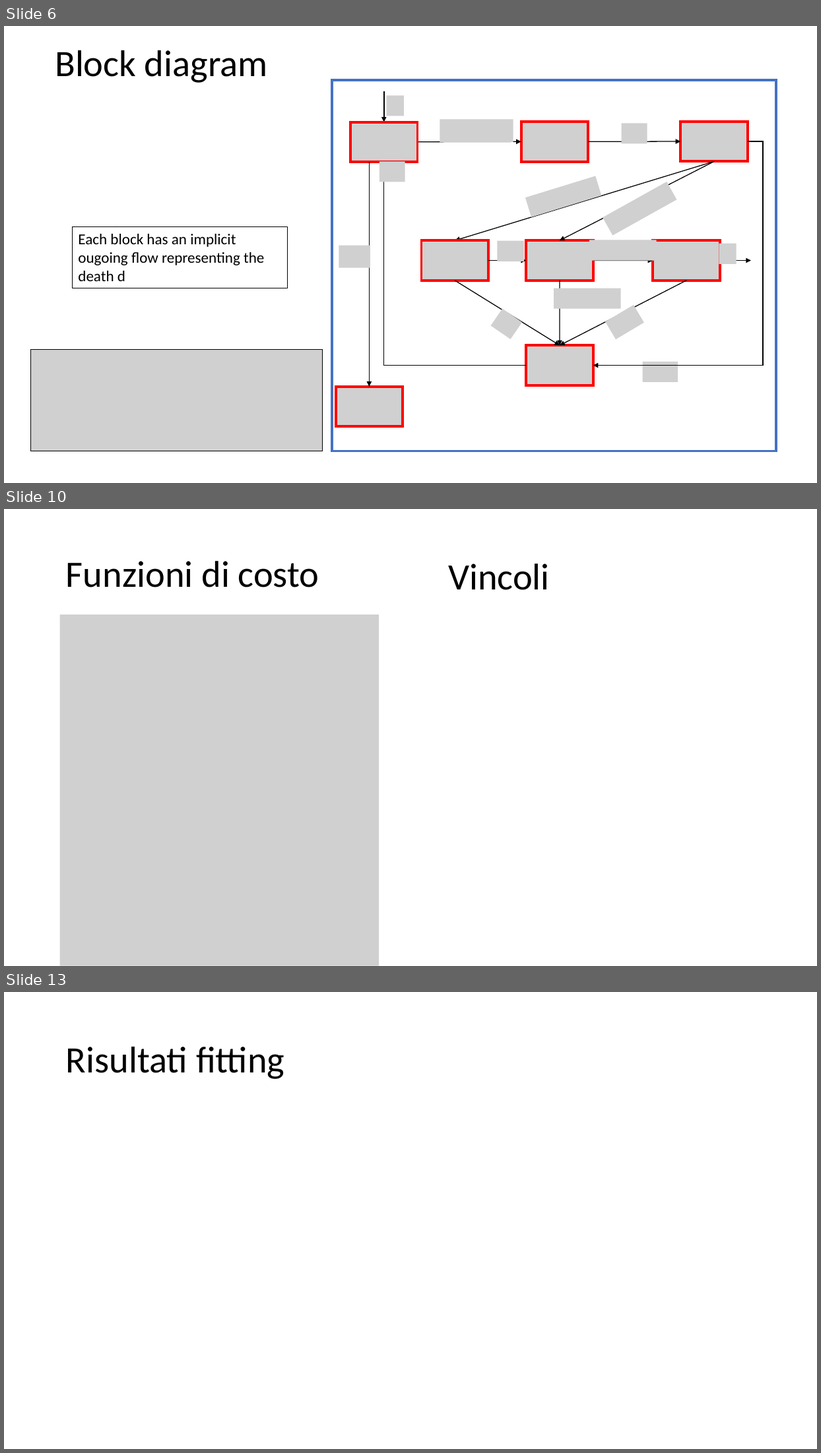
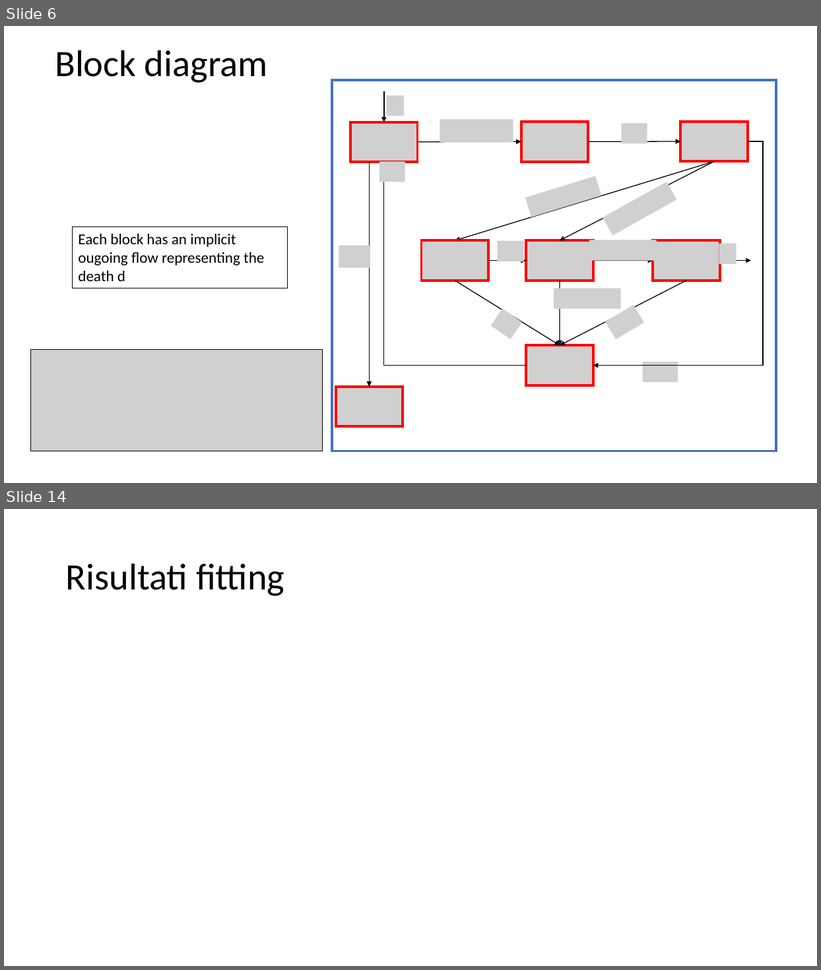
Before and after one commit to spbisc97/covid-optimal-control, a slide deck: PowerPoint/Optimal control strategies to prevent the hospital beds collapse during COVID-19 outbreak.pptx. Shown one above the other, each under a label of ours: slides 6, 10 and 13 before the commit, slides 6 and 14 after it; the slides between them are not shown. The pictures are 821x1453 and 821x970 pixels, drawn with LibreOffice and Linux fonts; fonts in the diff are those of the drawing; grey boxes stand for pictures. Boxes give left, top, right and bottom in pixels: in the first picture for what was removed or moved away, otherwise in the second. Text is boxed around its words. In the diff, an @@ line names an element or a change of style, - is before the commit and + after.

```diff
--- a/PowerPoint/Optimal control strategies to prevent the hospital beds collapse during COVID-19 outbreak.pptx
+++ b/PowerPoint/Optimal control strategies to prevent the hospital beds collapse during COVID-19 outbreak.pptx
@@ slide 10 removed at (4,509,817,966), background #FFFFFF @@
@@ title removed at (66,560,319,588) @@
-Funzioni di costo
@@ text removed at (448,563,550,590) @@
-Vincoli
@@ picture removed at (60,615,379,966) @@
@@ what was slide 13 is now slide 14 @@
```
Also in this commit, not shown: 2 slides changed, 5 slides added, 3 other slides removed, 1 other file.
